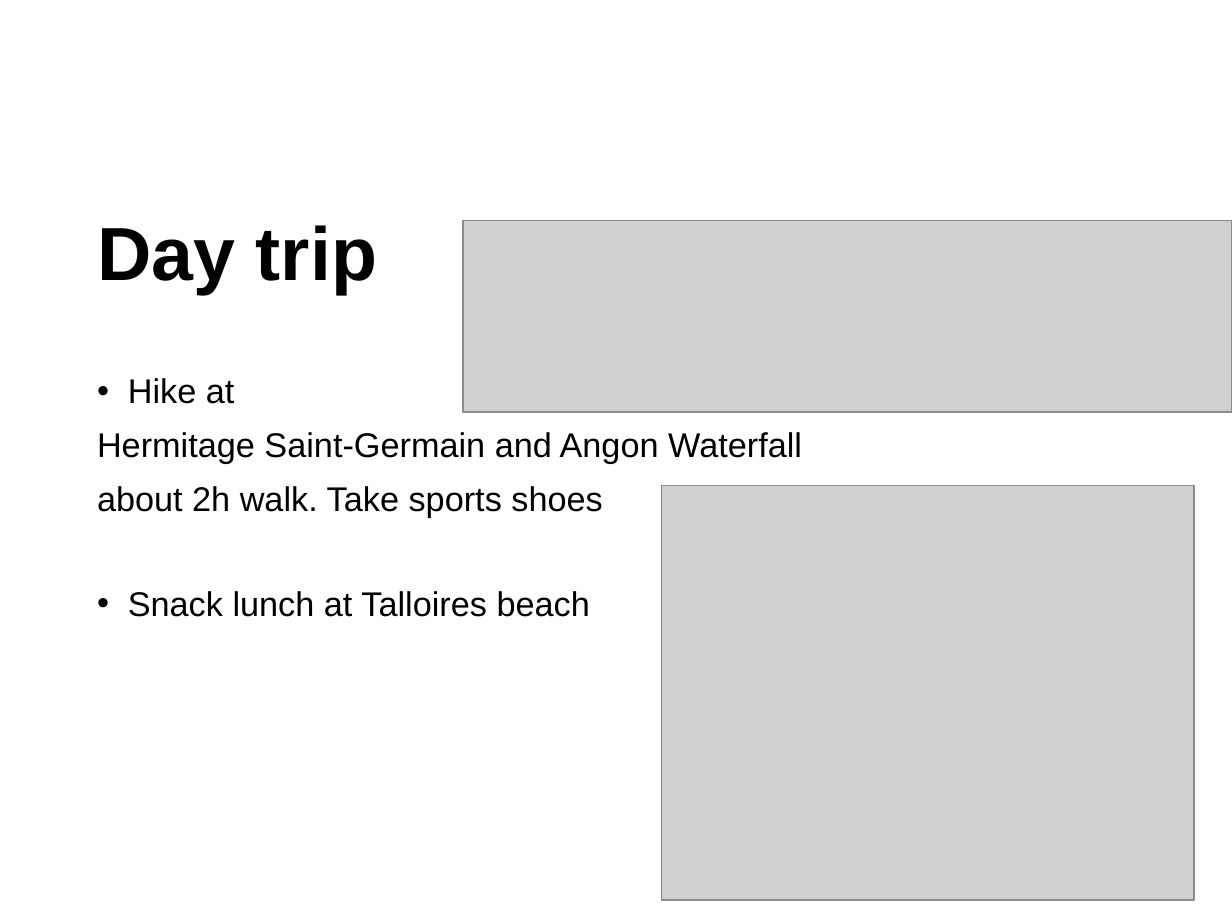
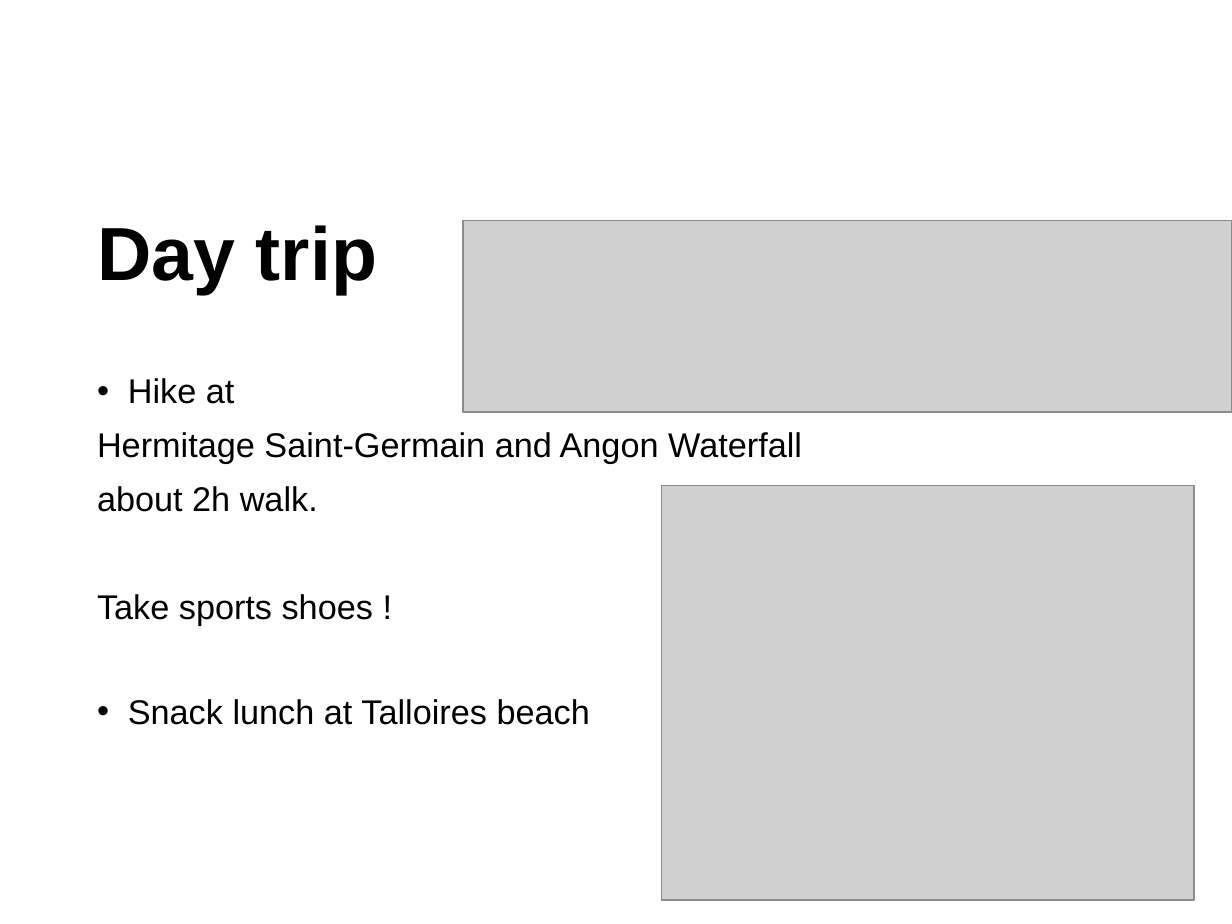
Before and after one commit to LucMarechal/JFWM2024, a slide deck: slide 13 of JFWM2022 - Introduction.pptx. Drawn at 1232x924 pixels with LibreOffice and Linux fonts; fonts in the diff are those of the drawing; grey boxes stand for pictures; background and template pictures are left out. Boxes give left, top, right and bottom in pixels: in the first picture for what was removed or moved away, otherwise in the second. Text is boxed around its words. In the diff, an @@ line names an element or a change of style, - is before the commit and + after.

```diff
--- a/JFWM2022 - Introduction.pptx
+++ b/JFWM2022 - Introduction.pptx
@@ text at [97,486,373,626]: text changed @@
-about 2h walk. Take sports shoes
+about 2h walk.
+Take sports shoes !
```
Also in this commit, not shown: 4 other slides changed, 2 slides added, 2 slides removed.
